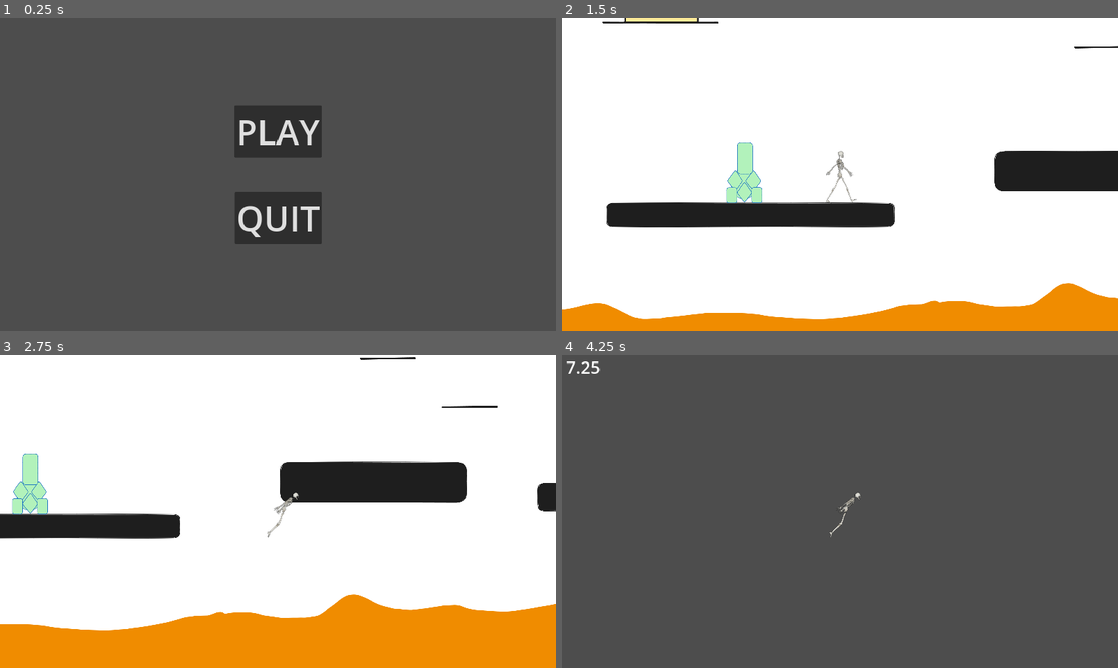
Above: before the commit, frames 1-4 (two rows, left to right).
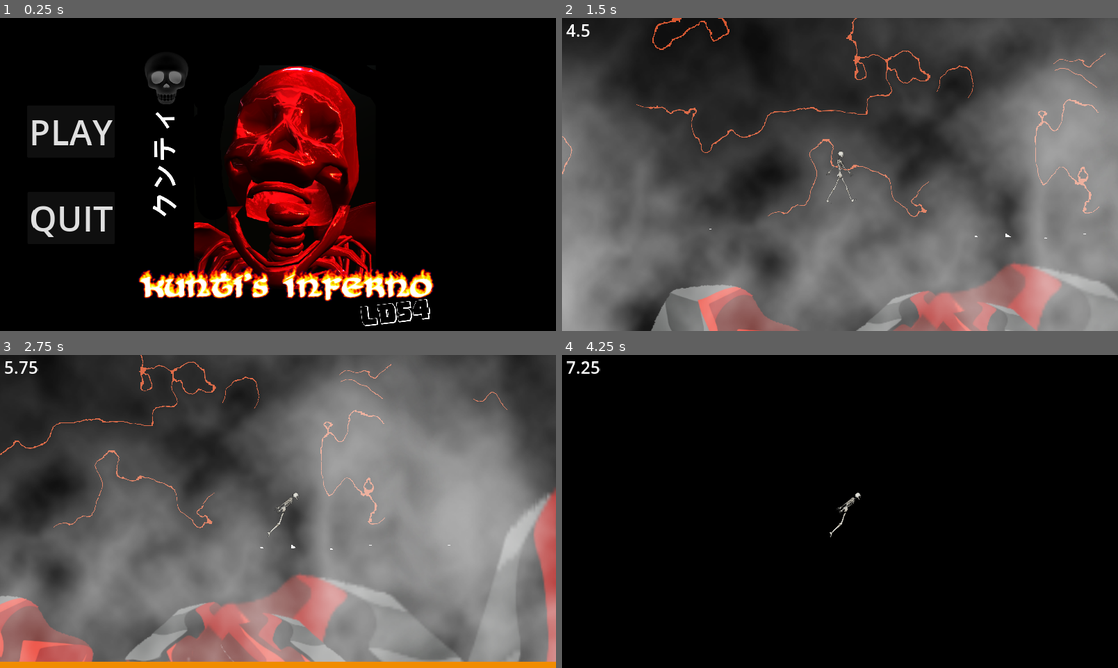
Above: after the commit, the same moments.

Repository: akiiris/lavaboy
Game: Godot game, scene res://scenes/game.tscn
Two runs of this game, one before a commit and one after it. Both use one fixed random seed, a clock stepped at 60 frames per second and the inputs below.
Inputs:
- Up to frame 1 (0.25 s): no input
- Up to frame 2 (1.5 s): click "PLAY" at 0.5 s; hold D (right) from 1.28 s (still down)
- Up to frame 3 (2.75 s): keep holding D (right); tap Space (jump) at 1.52, 2.27 s
- Up to frame 4 (4.25 s): release D (right) at 2.78 s; hold A (left) 2.78-3.53 s; hold D (right) from 3.53 s (still down); tap Space (jump) at 3.77 s

The runs differ from the first frame. In frame 1, 100% of the frame differs, in the area x 0-100%, y 0-100%; in frame 2, 99%; in frame 3, 97%; in frame 4, 100%.

Commit message:
Change main menu

Diff:
--- a/project.godot
+++ b/project.godot
@@ -49,3 +49,4 @@
 [rendering]
 
 textures/canvas_textures/default_texture_filter=0
+environment/defaults/default_clear_color=Color(0, 0, 0, 1)
--- a/scenes/maps/lava_map/lava_map.tscn
+++ b/scenes/maps/lava_map/lava_map.tscn
@@ -1,7 +1,8 @@
-[gd_scene load_steps=113 format=3 uid="uid://c2lj2s6b37ov4"]
+[gd_scene load_steps=114 format=3 uid="uid://c2lj2s6b37ov4"]
 
 [ext_resource type="Script" path="res://scenes/maps/lava_map/lava_map.gd" id="1_6y1m7"]
 [ext_resource type="Texture2D" uid="uid://shadrdijn4rx" path="res://assets/trace_image.png" id="2_h760f"]
+[ext_resource type="Texture2D" uid="uid://dwl1x2x0ff1gk" path="res://assets/bg/kuntibackground.png" id="4_opi3h"]
 [ext_resource type="PackedScene" uid="uid://da4xy24jmwh6l" path="res://scenes/player/player.tscn" id="4_wlk3s"]
 
 [sub_resource type="RectangleShape2D" id="RectangleShape2D_q3dd8"]
@@ -339,6 +340,11 @@
 scale = Vector2(0.708942, 0.717054)
 texture = ExtResource("2_h760f")
 metadata/_edit_lock_ = true
+
+[node name="w" type="Sprite2D" parent="."]
+position = Vector2(530, -675)
+scale = Vector2(0.354505, 0.354505)
+texture = ExtResource("4_opi3h")
 
 [node name="Player" parent="." instance=ExtResource("4_wlk3s")]
 position = Vector2(121, 8)
--- a/scenes/ui/map_selection/map_selection.tscn
+++ b/scenes/ui/map_selection/map_selection.tscn
@@ -1,30 +1,34 @@
-[gd_scene load_steps=2 format=3 uid="uid://bqt5782yuqc58"]
+[gd_scene load_steps=3 format=3 uid="uid://bqt5782yuqc58"]
 
 [ext_resource type="Script" path="res://scenes/ui/map_selection/map_selection.gd" id="1_g7fqc"]
+[ext_resource type="Texture2D" uid="uid://d17h5aestmff1" path="res://assets/menu/kunti-inferno-page.png" id="2_yav6r"]
 
 [node name="MapSelection" type="Node2D"]
 script = ExtResource("1_g7fqc")
+
+[node name="Kunti-inferno-page" type="Sprite2D" parent="."]
+position = Vector2(16, 0)
+scale = Vector2(0.217333, 0.217333)
+texture = ExtResource("2_yav6r")
 
 [node name="Camera" type="Camera2D" parent="."]
 metadata/_edit_lock_ = true
 
 [node name="BtnPlay" type="Button" parent="."]
-offset_left = -91.0
+offset_left = -520.0
 offset_top = -143.0
-offset_right = 91.0
+offset_right = -338.0
 offset_bottom = -36.0
 theme_override_font_sizes/font_size = 72
 text = "PLAY"
-metadata/_edit_lock_ = true
 
 [node name="BtnQuit" type="Button" parent="."]
-offset_left = -90.5
+offset_left = -519.5
 offset_top = 36.0
-offset_right = 90.5
+offset_right = -338.5
 offset_bottom = 143.0
 theme_override_font_sizes/font_size = 72
 text = "QUIT"
-metadata/_edit_lock_ = true
 
 [connection signal="pressed" from="BtnPlay" to="." method="_on_btn_play_pressed"]
 [connection signal="pressed" from="BtnQuit" to="." method="_on_btn_quit_pressed"]
Binary file added: assets/bg/kuntibackground.png
Not shown, added: assets/bg/kuntibackground.png.import
Binary file added: assets/menu/kunti-inferno-page.png
Not shown, added: assets/menu/kunti-inferno-page.png.import
